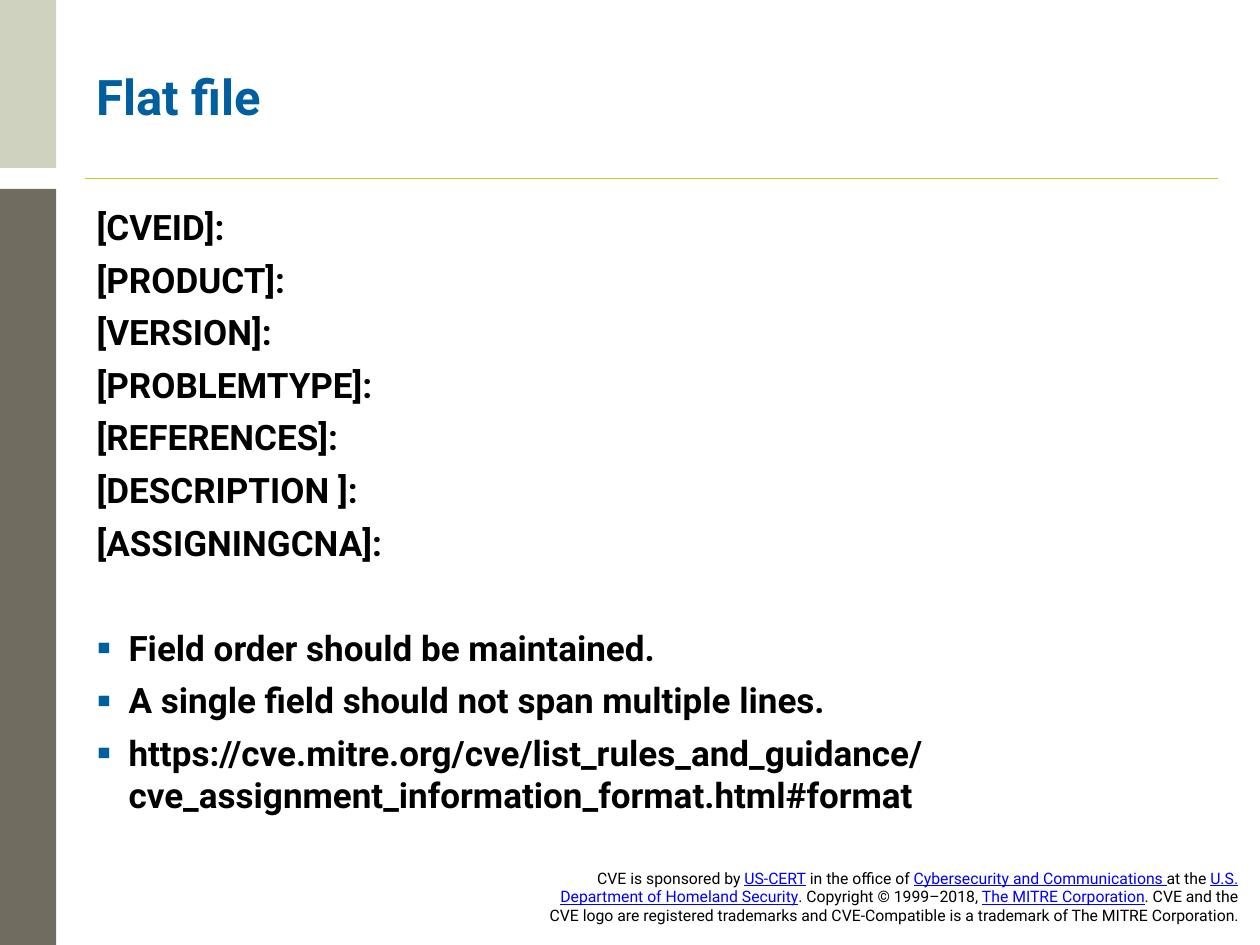
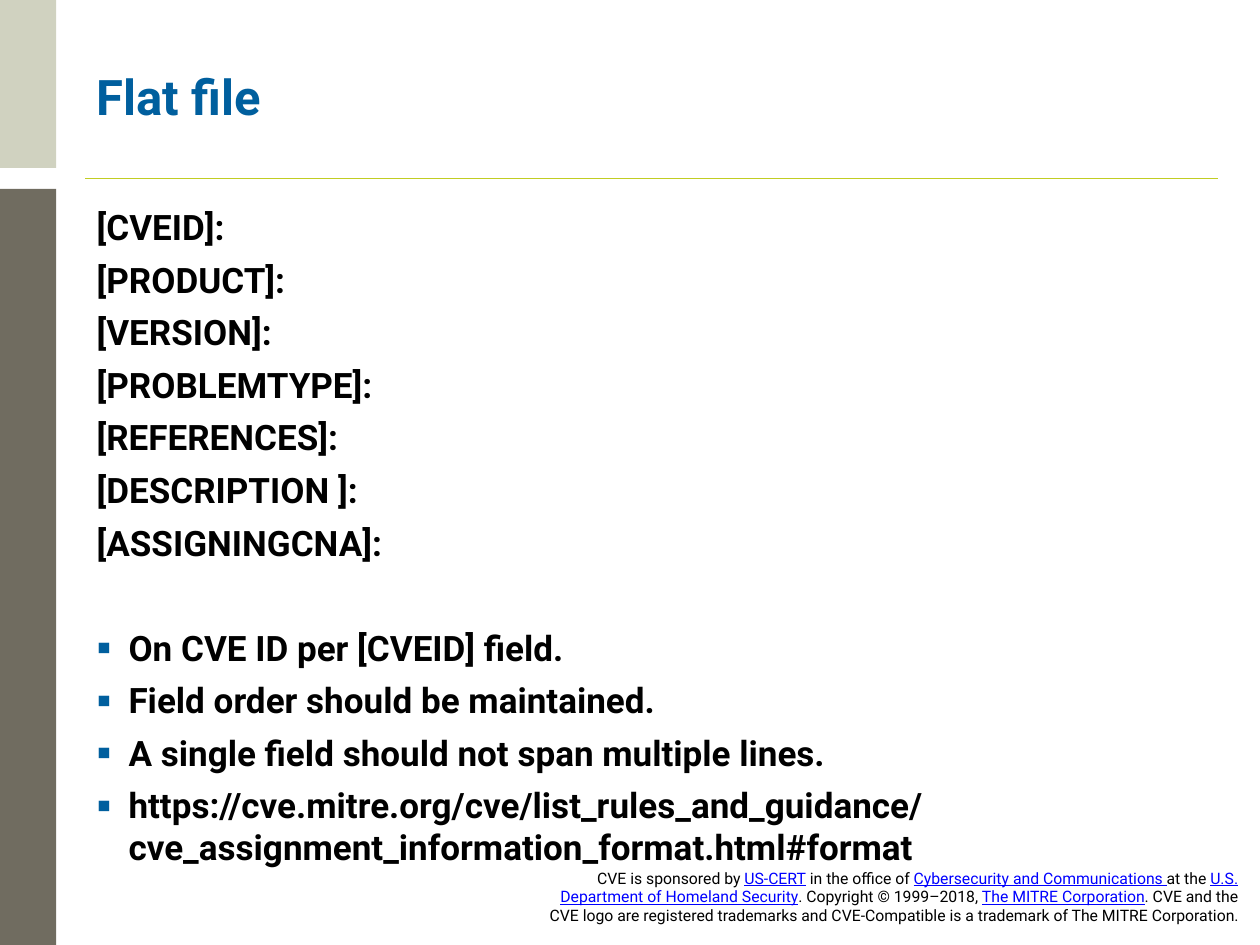
Before and after one commit to CVEProject/cveproject.github.io, a slide deck: slide 8 of docs/cna/Entry_Submission_Process.pptx. Drawn at 1260x945 pixels with LibreOffice and Linux fonts; fonts in the diff are those of the drawing; background and template pictures are left out. Boxes give left, top, right and bottom in pixels: in the first picture for what was removed or moved away, otherwise in the second. Text is boxed around its words. In the diff, an @@ line names an element or a change of style, - is before the commit and + after.

```diff
--- a/docs/cna/Entry_Submission_Process.pptx
+++ b/docs/cna/Entry_Submission_Process.pptx
@@ text at (129,632,563,668): paragraph added @@
+▪ On CVE ID per [CVEID] field.
```
Also in this commit, not shown: 4 other slides changed.
